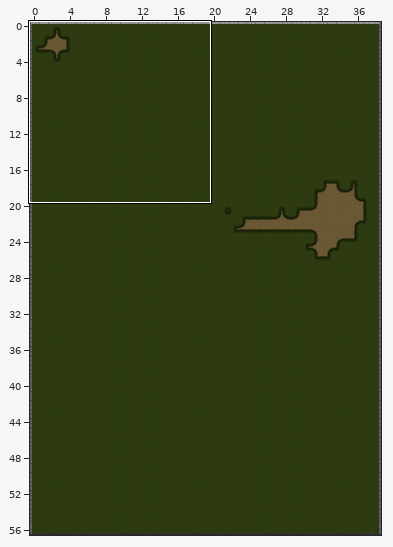
Tiled map: resources/maps/map2.tmx. Above, an overview of the earlier version with the close-up marked.
Close-up. Earlier state:
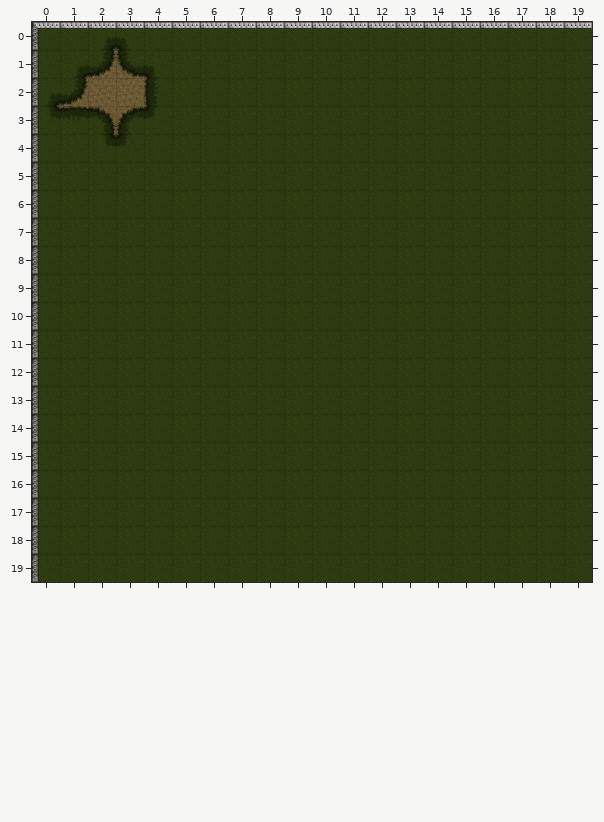
Cells are 89x89 px. Shown: x 0..19, y 0..19. The commit also changed other parts of the map, which this record leaves out.
Once edited:
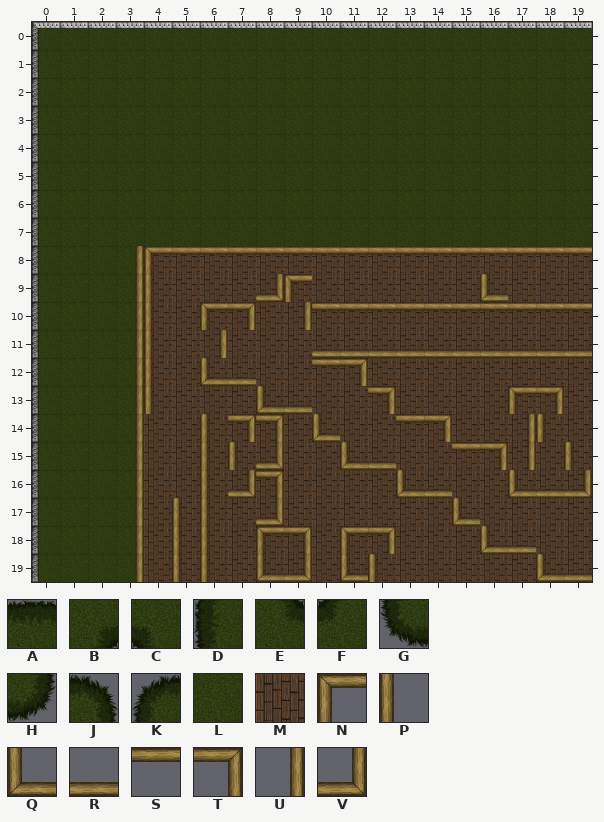
Key: from "Nature": A 0 "grass_tiles_0003_Layer-5", B 1 "grass_tiles_0004_Layer-5", C 2 "grass_tiles_0005_Layer-5", D 3 "grass_tiles_0006_Layer-4", E 4 "grass_tiles_0007_Layer-4", F 5 "grass_tiles_0008_Layer-4", G 6 "grass_tiles_0009_Layer-4", H 7 "grass_tiles_0010_Layer-4", J 8 "grass_tiles_0011_Layer-4", K 9 "grass_tiles_0012_Layer-4", L 10 "grass_tiles_0000_Layer-5"; from "Road": M 13 "wood (Tile)"; from "Structure": N 71 "walls_0002_Layer-3 (Tile", P 72 "walls_0003_Layer-4 (Tile", Q 73 "walls_0004_Layer-5 (Tile", R 74 "walls_0005_Layer-6 (Tile", S 75 "walls_0006_Layer-7 (Tile", T 76 "walls_0007_Layer-8 (Tile", U 77 "walls_0008_Layer-9 (Tile", V 78 "walls_0009_Layer-10 (Til".
_ is an empty cell.
From old to new:
Layer "Grass":
Tile A gives way to tile L in row 3 at x 1.
Tile B gives way to tile L in row 0 at x 2; in row 1 at x 1; in row 2 at x 0.
Tile C gives way to tile L in row 0 at x 3; in row 1 at x 4.
Tile D gives way to tile L in row 2 at x 4.
Tile E gives way to tile L in row 3 at x 0; in row 4 at x 2.
Tile F gives way to tile L in row 3 at x 4; in row 4 at x 3.
Tile G gives way to tile L in row 1 at x 3.
Tile H gives way to tile L in row 1 at x 2; in row 2 at x 1.
Tile J gives way to tile L in row 3 at x 2.
Tile K gives way to tile L in row 3 at x 3.
The edit adds tile L in row 2 at x 2 to 3.
Layer "Road":
The edit adds tile M in rows 8 to 19 at x 4 to 19.
Layer "Walls":
The edit adds tile N in row 8 at x 4; in row 9 at x 9; in row 10 at x 6; in row 13 at x 17; in row 18 at x 8 and 11.
The edit adds tile P in rows 9 to 13 at x 4; in row 14 at x 6 and 18; in row 15 at x 6 to 7 and 19; in row 16 at x 6; in rows 17 to 18 at x 5 to 6; in row 19 at x 5 to 6 and 12.
The edit adds tile Q in row 9 at x 16; in row 12 at x 6; in row 13 at x 8; in row 14 at x 10; in row 15 at x 11; in row 16 at x 13 and 17.
The edit adds tile Q in row 17 at x 15; in row 18 at x 16; in row 19 at x 8, 11 and 18.
The edit adds tile R in row 11 at x 10 to 19; in row 12 at x 7; in row 13 at x 9; in row 15 at x 12; in row 16 at x 14 and 18; in row 18 at x 17.
The edit adds tile R in row 19 at x 19.
The edit adds tile S in row 8 at x 5 to 19; in row 10 at x 10 to 19; in row 12 at x 10; in row 14 at x 13; in row 15 at x 15.
The edit adds tile T in row 10 at x 7; in row 12 at x 11; in row 13 at x 12 and 18; in row 14 at x 7 to 8 and 14; in row 15 at x 16; in row 16 at x 8.
The edit adds tile T in row 18 at x 9 and 12.
The edit adds tile U in rows 8 to 9 at x 3; in row 10 at x 3 and 9; in row 11 at x 3 and 6; in rows 12 to 13 at x 3; in rows 14 to 15 at x 3 and 17; in rows 16 to 19 at x 3.
The edit adds tile V in row 9 at x 8; in row 15 at x 8; in row 16 at x 7 and 19; in row 17 at x 8; in row 19 at x 9.
Where, in picture pixels (left, top, right, bottom), the same in both close-ups:
changed: (47, 37, 158, 147)
added: (135, 246, 592, 582)
